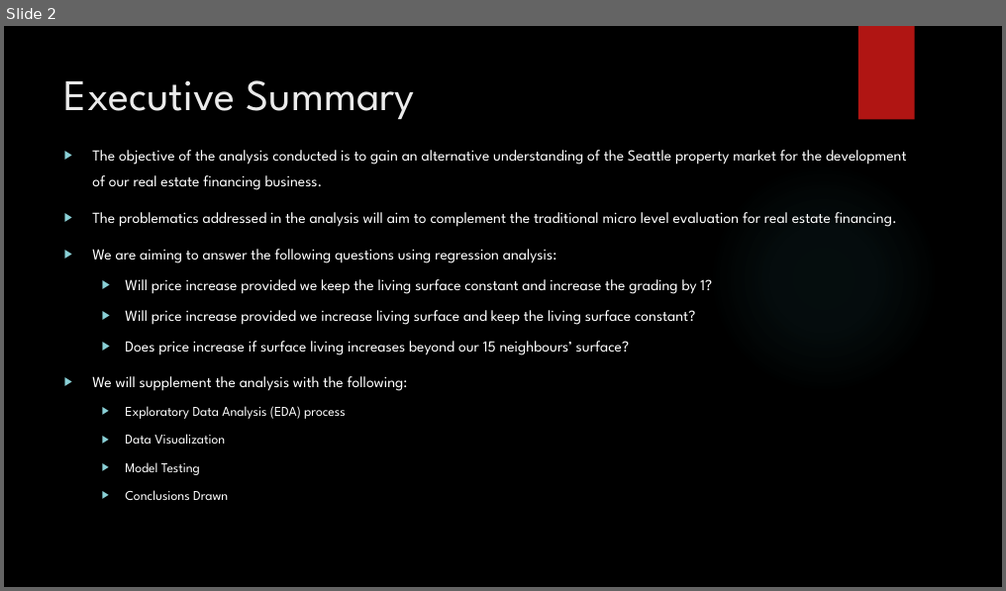
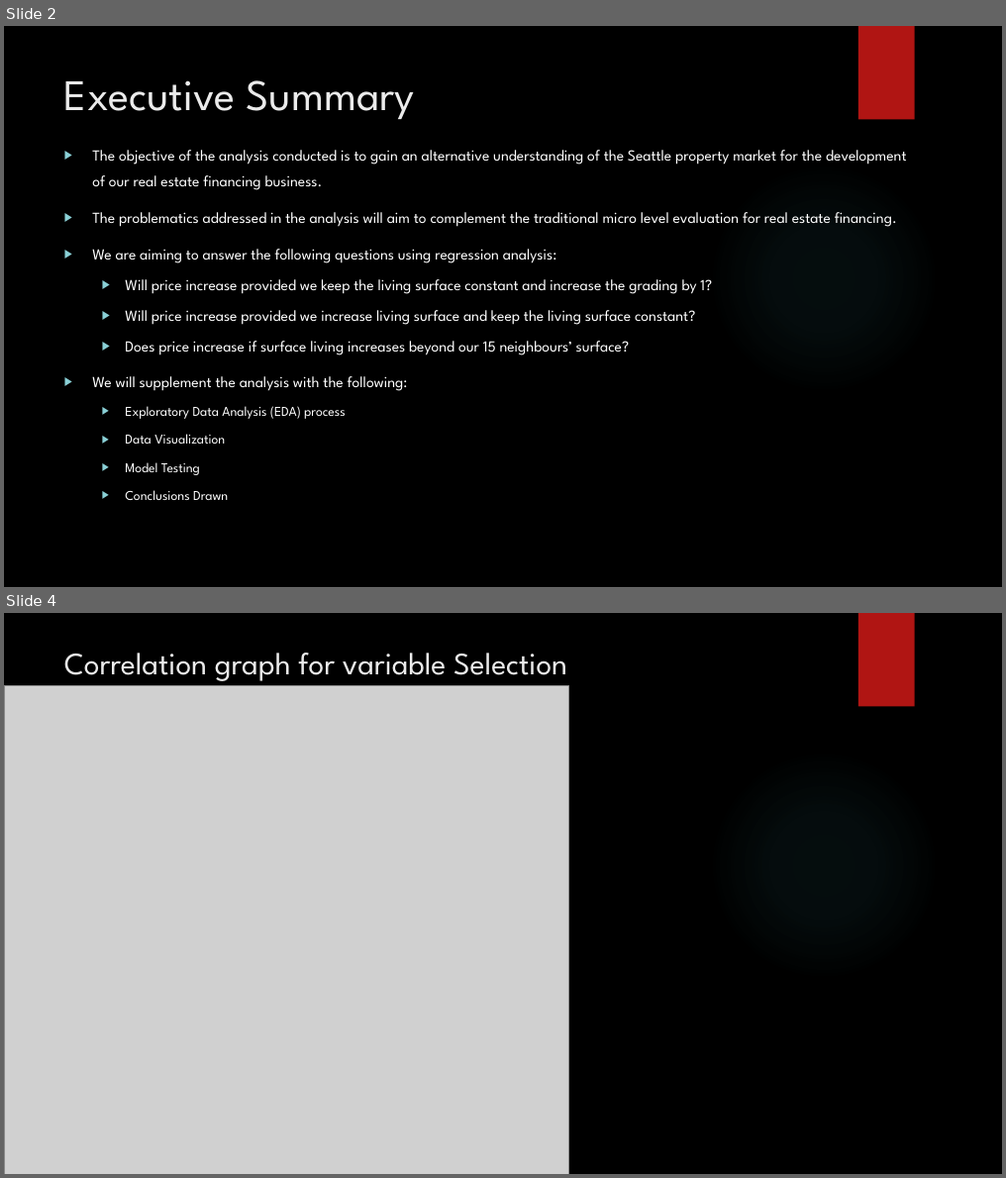
Before and after one commit to Silkways/Seattlers, a slide deck: Flatiron_Mod_1_Slides.pptx. Shown one above the other, each under a label of ours: slide 2 before the commit, slides 2 and 4 after it; the slides between them are not shown. The pictures are 1006x591 and 1006x1178 pixels, drawn with LibreOffice and Linux fonts; fonts in the diff are those of the drawing; grey boxes stand for pictures; background and template pictures are left out. Boxes give left, top, right and bottom in pixels: in the first picture for what was removed or moved away, otherwise in the second. Text is boxed around its words. In the diff, an @@ line names an element or a change of style, - is before the commit and + after.

```diff
--- a/Flatiron_Mod_1_Slides.pptx
+++ b/Flatiron_Mod_1_Slides.pptx
@@ slide 4 added at (x1=4, y1=613, x2=1002, y2=1174), background picture (left out); not listed: 2 template elements that a slide beside it also shows @@
@@ title added at (x1=64, y1=653, x2=567, y2=681), 30 pt, text #EBEBEB @@
+Correlation graph for variable Selection
@@ picture added at (x1=4, y1=685, x2=569, y2=1174) @@
```
Also in this commit, not shown: 1 slide changed, 1 other slide added, 1 slide removed, 3 other files.
